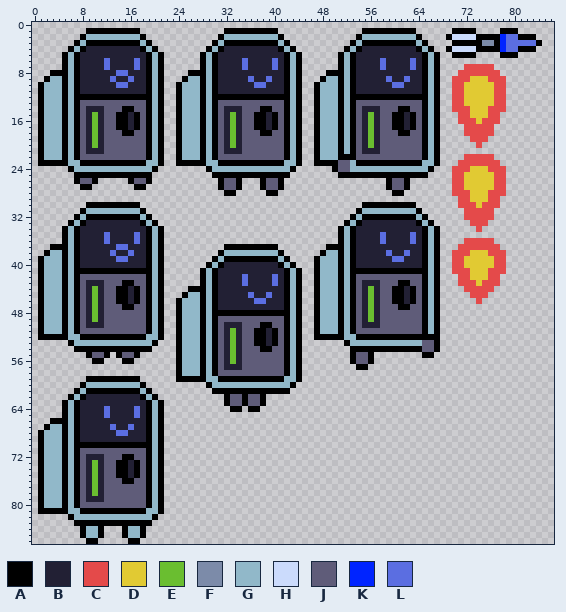
One commit to this sprite sheet: dist/assets/player_sheet.png. The picture above was drawn from the file before the commit.
The file is 87x87 pixels.
Palette (. is transparent): A #000000  B #222034  C #e44a4a  D #e1ca33  E #6abe30  F #7c8ba9  G #91b8c9  H #cbdbfc  J #5f5c79  K #0024ff  L #5b6ee1
Pixels before (only the part around the change), first column x 0:
 1 .........AAAAAAAAA..............AAAAAAAAA..............AAAAAAAAA......AAAA..
 2 ........AGGGGGGGGGA............AGGGGGGGGGA............AGGGGGGGGGA....AHHHHAA
 3 .......AGAAAAAAAAAGA..........AGAAAAAAAAAGA..........AGAAAAAAAAAGA....AAAAAF
 4 ......AGABBBBBBBBBAGA........AGABBBBBBBBBAGA........AGABBBBBBBBBAGA..AHHHHAA
 5 .....AGABBBBBBBBBBBAGA......AGABBBBBBBBBBBAGA......AGABBBBBBBBBBBAGA..AAAA..
 6 .....AGABBBBLBBBBLBAGA......AGABBBBLBBBBLBAGA......AGABBBBLBBBBLBAGA........
 7 .....AGABBBBLBBBBLBAGA......AGABBBBLBBBBLBAGA......AGABBBBLBBBBLBAGA....CCCC
 8 ...AAAGABBBBBBLLBBBAGA....AAAGABBBBBBBBBBBAGA....AAAGABBBBBBBBBBBAGA...CCCCC
 9 ..AGGAGABBBBBLBBLBBAGA...AGGAGABBBBBLBBLBBAGA...AGGAGABBBBBLBBLBBAGA..CCCDDD
10 .AGGGAGABBBBBBLLBBBAGA..AGGGAGABBBBBBLLBBBAGA..AGGGAGABBBBBBLLBBBAGA..CCDDDD
11 .AGGGAGABBBBBBBBBBBAGA..AGGGAGABBBBBBBBBBBAGA..AGGGAGABBBBBBBBBBBAGA..CCDDDD
12 .AGGGAGAAAAAAAAAAAAAGA..AGGGAGAAAAAAAAAAAAAGA..AGGGAGAAAAAAAAAAAAAGA..CCDDDD
13 .AGGGAGAJJJJJJJJJJJAGA..AGGGAGAJJJJJJJJJJJAGA..AGGGAGAJJJJJJJJJJJAGA..CCDDDD
14 .AGGGAGAJBBBJJJAAJJAGA..AGGGAGAJBBBJJJAAJJAGA..AGGGAGAJBBBJJJAAJJAGA..CCCDDD
15 .AGGGAGAJBEBJJAABAJAGA..AGGGAGAJBEBJJAABAJAGA..AGGGAGAJBEBJJAABAJAGA...CCDDD
16 .AGGGAGAJBEBJJAABAJAGA..AGGGAGAJBEBJJAABAJAGA..AGGGAGAJBEBJJAABAJAGA...CCCDC
17 .AGGGAGAJBEBJJAABAJAGA..AGGGAGAJBEBJJAABAJAGA..AGGGAGAJBEBJJAABAJAGA....CCCC
18 .AGGGAGAJBEBJJJAAJJAGA..AGGGAGAJBEBJJJAAJJAGA..AGGGAGAJBEBJJJAAJJAGA....CCCC
19 .AGGGAGAJBEBJJJJJJJAGA..AGGGAGAJBEBJJJJJJJAGA..AGGGAGAJBEBJJJJJJJAGA.....CCC
20 .AGGGAGAJBEBJJJJJJJAGA..AGGGAGAJBEBJJJJJJJAGA..AGGGAGAJBEBJJJJJJJAGA......C.
21 .AGGGAGAJBBBJJJJJJJAGA..AGGGAGAJBBBJJJJJJJAGA..AGGGAGAJBBBJJJJJJJAGA........
22 .AGGGAGAJJJJJJJJJJJAGA..AGGGAGAJJJJJJJJJJJAGA..AGGGAAAJJJJJJJJJJJAGA....CCCC
23 .AAAAAGGAAAAAAAAAAAGGA..AAAAAGGAAAAAAAAAAAGGA..AAAAJJGAAAAAAAAAAAGGA...CCCCC
24 ......AGGGGGGGGGGGGGA........AGGGGGGGGGGGGGA......AJJGGGGGGGGGGGGGA...CCCDDD
25 .......AAAAAAAAAAAAA..........AAAAAAAAAAAAA........AAAAAAAAAAAAAAA....CCDDDD
26 .......AJJA.....AJJA...........AJJA...AJJA.................AJJA.......CCDDDD
27 ........AA.......AA............AJJA...AJJA.................AJJA.......CCDDDD
28 ................................AA.....AA...................AA........CCCDDD
29 .......................................................................CCDDD
30 .........AAAAAAAAA.....................................AAAAAAAAA.......CCCDC
31 ........AGGGGGGGGGA...................................AGGGGGGGGGA.......CCCC
32 .......AGAAAAAAAAAGA.................................AGAAAAAAAAAGA......CCCC
33 ......AGABBBBBBBBBAGA...............................AGABBBBBBBBBAGA......CCC
34 .....AGABBBBBBBBBBBAGA.............................AGABBBBBBBBBBBAGA......C.
35 .....AGABBBBLBBBBLBAGA.............................AGABBBBLBBBBLBAGA........
36 .....AGABBBBLBBBBLBAGA.............................AGABBBBLBBBBLBAGA....CCCC
37 ...AAAGABBBBBBLLBBBAGA..........AAAAAAAAA........AAAGABBBBBBBBBBBAGA...CCCCC
38 ..AGGAGABBBBBLBBLBBAGA.........AGGGGGGGGGA......AGGAGABBBBBLBBLBBAGA..CCCDDD
39 .AGGGAGABBBBBBLLBBBAGA........AGAAAAAAAAAGA....AGGGAGABBBBBBLLBBBAGA..CCDDDD
40 .AGGGAGABBBBBBBBBBBAGA.......AGABBBBBBBBBAGA...AGGGAGABBBBBBBBBBBAGA..CCDDDD
41 .AGGGAGAAAAAAAAAAAAAGA......AGABBBBBBBBBBBAGA..AGGGAGAAAAAAAAAAAAAGA..CCCDDD
42 .AGGGAGAJJJJJJJJJJJAGA......AGABBBBLBBBBLBAGA..AGGGAGAJJJJJJJJJJJAGA...CCDDD
43 .AGGGAGAJBBBJJJAAJJAGA......AGABBBBLBBBBLBAGA..AGGGAGAJBBBJJJAAJJAGA...CCCDC
44 .AGGGAGAJBEBJJAABAJAGA....AAAGABBBBBBBBBBBAGA..AGGGAGAJBEBJJAABAJAGA....CCCC
45 .AGGGAGAJBEBJJAABAJAGA...AGGAGABBBBBLBBLBBAGA..AGGGAGAJBEBJJAABAJAGA.....CCC
46 .AGGGAGAJBEBJJAABAJAGA..AGGGAGABBBBBBLLBBBAGA..AGGGAGAJBEBJJAABAJAGA......C.
47 .AGGGAGAJBEBJJJAAJJAGA..AGGGAGABBBBBBBBBBBAGA..AGGGAGAJBEBJJJAAJJAGA........
48 .AGGGAGAJBEBJJJJJJJAGA..AGGGAGAAAAAAAAAAAAAGA..AGGGAGAJBEBJJJJJJJAGA........
49 .AGGGAGAJBEBJJJJJJJAGA..AGGGAGAJJJJJJJJJJJAGA..AGGGAGAJBEBJJJJJJJAGA........
50 .AGGGAGAJBBBJJJJJJJAGA..AGGGAGAJBBBJJJAAJJAGA..AGGGAGAJBBBJJJJJJJAGA........
51 .AGGGAGAJJJJJJJJJJJAGA..AGGGAGAJBEBJJAABAJAGA..AGGGAGAJJJJJJJJJJJAGA........
52 .AAAAAGGAAAAAAAAAAAGGA..AGGGAGAJBEBJJAABAJAGA..AAAAAGGAAAAAAAAAAAAAA........
53 ......AGGGGGGGGGGGGGA...AGGGAGAJBEBJJAABAJAGA.......AGGGGGGGGGGGGJJA........
54 .......AAAAAAAAAAAAA....AGGGAGAJBEBJJJAAJJAGA........AAAAAAAAAAAAJJA........
55 .........AJJA.AJJA......AGGGAGAJBEBJJJJJJJAGA........AJJA........AA.........
56 ..........AA...AA.......AGGGAGAJBEBJJJJJJJAGA........AJJA...................
57 ........................AGGGAGAJBBBJJJJJJJAGA.........AA....................
58 ........................AGGGAGAJJJJJJJJJJJAGA...............................
59 .........AAAAAAAAA......AAAAAGGAAAAAAAAAAAGGA...............................
60 ........AGGGGGGGGGA..........AGGGGGGGGGGGGGA................................
61 .......AGAAAAAAAAAGA..........AAAAAAAAAAAAA.................................
62 ......AGABBBBBBBBBAGA...........AJJAJJA.....................................
63 .....AGABBBBBBBBBBBAGA..........AJJAJJA.....................................
64 .....AGABBBBLBBBBLBAGA...........AA.AA......................................
65 .....AGABBBBLBBBBLBAGA......................................................
66 ...AAAGABBBBBBBBBBBAGA......................................................
67 ..AGGAGABBBBBLBBLBBAGA......................................................
68 .AGGGAGABBBBBBLLBBBAGA......................................................
69 .AGGGAGABBBBBBBBBBBAGA......................................................
70 .AGGGAGAAAAAAAAAAAAAGA......................................................
71 .AGGGAGAJJJJJJJJJJJAGA......................................................
72 .AGGGAGAJBBBJJJAAJJAGA......................................................
73 .AGGGAGAJBEBJJAABAJAGA......................................................
74 .AGGGAGAJBEBJJAABAJAGA......................................................
75 .AGGGAGAJBEBJJAABAJAGA......................................................
76 .AGGGAGAJBEBJJJAAJJAGA......................................................
77 .AGGGAGAJBEBJJJJJJJAGA......................................................
78 .AGGGAGAJBEBJJJJJJJAGA......................................................
79 .AGGGAGAJBBBJJJJJJJAGA......................................................
80 .AGGGAGAJJJJJJJJJJJAGA......................................................
81 .AAAAAGGAAAAAAAAAAAGGA......................................................
82 ......AGGGGGGGGGGGGGA.......................................................
83 .......AAAAAAAAAAAAA........................................................
84 ........AGGA...AGGA.........................................................
85 ........AGGA...AGGA.........................................................
86 .........AA.....AA..........................................................
The result:
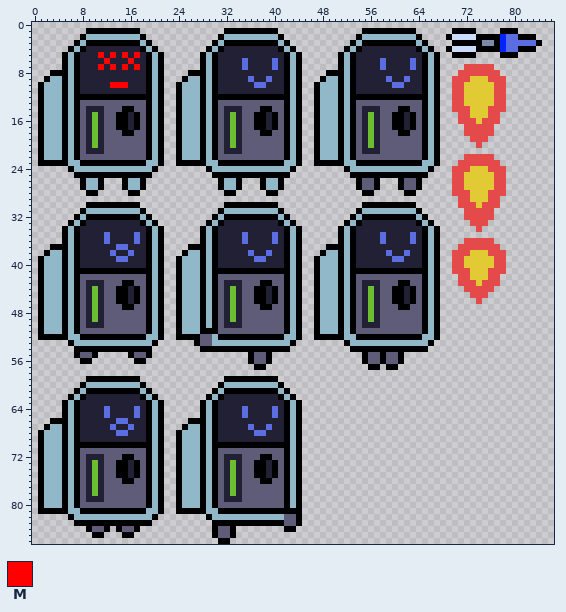
Colours new in this view: M #ff0000
What changed:
y 5: x 11 B -> M; x 13 B -> M; x 15 B -> M; x 17 B -> M
y 6: x 12 L -> M; x 16..17 BL -> MB
y 7: x 11..13 BLB -> MBM; x 15 B -> M; x 17 L -> M
y 8: x 14..15 LL -> BB
y 9: x 13 L -> B; x 16 L -> B
y 10: x 13..15 BLL -> MMM
y 22: x 52 A -> G
y 23: x 51..52 JJ -> AG
y 24: x 50..52 AJJ -> ..A
y 25: x 51..52 AA -> ..
y 26: x 7..11 AJJA. -> .AGGA; x 15..19 .AJJA -> AGGA.; x 32..33 JJ -> GG; x 39..40 JJ -> GG; x 54..57 .... -> AJJA; x 59..64 AJJA.. -> ..AJJA
y 27: x 9..11 A.. -> GGA; x 15..17 ..A -> AGG; x 32..33 JJ -> GG; x 39..40 JJ -> GG; x 54..57 .... -> AJJA; x 59..64 AJJA.. -> ..AJJA
y 28: x 9..10 .. -> AA; x 16..17 .. -> AA; x 55..56 .. -> AA; x 60..63 AA.. -> ..AA
y 30: x 32..40 ......... -> AAAAAAAAA
y 31: x 31..41 ........... -> AGGGGGGGGGA
y 32: x 30..42 ............. -> AGAAAAAAAAAGA
y 33: x 29..43 ............... -> AGABBBBBBBBBAGA
y 34: x 28..44 ................. -> AGABBBBBBBBBBBAGA
y 35..36: x 28..44 ................. -> AGABBBBLBBBBLBAGA
y 37: x 26..44 ......AAAAAAAAA.... -> AAAGABBBBBBBBBBBAGA
y 38: x 25..44 ......AGGGGGGGGGA... -> AGGAGABBBBBLBBLBBAGA
y 39: x 24..29 ...... -> AGGGAG; x 31..41 GAAAAAAAAAG -> BBBBBBLLBBB; x 43..44 .. -> GA
y 40: x 24..31 .....AGA -> AGGGAGAB; x 41..44 AGA. -> BAGA
y 41: x 24..27 .... -> AGGG; x 31..41 BBBBBBBBBBB -> AAAAAAAAAAA
y 42: x 24..27 .... -> AGGG; x 31..41 BBBBLBBBBLB -> JJJJJJJJJJJ
y 43: x 24..27 .... -> AGGG; x 31 B -> J; x 35..41 LBBBBLB -> JJJAAJJ
y 44: x 24..27 ..AA -> AGGG; x 31 B -> J; x 33 B -> E; x 35..38 BBBB -> JJAA; x 40..41 BB -> AJ
y 45: x 24..25 .A -> AG; x 31 B -> J; x 33 B -> E; x 35..41 BLBBLBB -> JJAABAJ
y 46: x 31 B -> J; x 33 B -> E; x 35..38 BBLL -> JJAA; x 40..41 BB -> AJ
y 47: x 31 B -> J; x 33 B -> E; x 35..41 BBBBBBB -> JJJAAJJ
y 48: x 31..41 AAAAAAAAAAA -> JBEBJJJJJJJ
y 49: x 32..34 JJJ -> BEB
y 50: x 38..39 AA -> JJ
y 51: x 29 G -> A; x 32..34 BEB -> JJJ; x 37..40 AABA -> JJJJ
y 52: x 25..36 GGGAGAJBEBJJ -> AAAJJGAAAAAA; x 39 B -> A; x 41..42 JA -> AG; x 65..66 AA -> GG
y 53: x 24..44 AGGGAGAJBEBJJAABAJAGA -> ...AJJGGGGGGGGGGGGGA.; x 65..67 JJA -> GA.
y 54: x 24..27 AGGG -> ....; x 29 G -> A; x 31..37 JBEBJJJ -> AAAAAAA; x 40..41 JJ -> AA; x 43..44 GA -> ..; x 65..67 JJA -> A..
y 55: x 7..12 ..AJJA -> AJJA..; x 14..19 AJJA.. -> ..AJJA; x 24..36 AGGGAGAJBEBJJ -> ............A; x 39..44 JJJAGA -> A.....; x 53..61 AJJA..... -> ..AJJAJJA; x 65..66 AA -> ..
y 56: x 8..11 ..AA -> AA..; x 15..18 AA.. -> ..AA; x 24..36 AGGGAGAJBEBJJ -> ............A; x 39..44 JJJAGA -> A.....; x 53..61 AJJA..... -> ..AJJAJJA
y 57: x 24..44 AGGGAGAJBBBJJJJJJJAGA -> .............AA......; x 54..57 AA.. -> ..AA; x 59..60 .. -> AA
y 58: x 24..44 AGGGAGAJJJJJJJJJJJAGA -> .....................
y 59: x 24..31 AAAAAGGA -> ........; x 41..44 AGGA -> ....
y 60: x 29..31 AGG -> ..A; x 41..43 GGA -> A..
y 61: x 31 A -> G; x 41 A -> G
y 62: x 29..43 ...AJJAJJA..... -> AGABBBBBBBBBAGA
y 63: x 28..44 ....AJJAJJA...... -> AGABBBBBBBBBBBAGA
y 64: x 28..44 .....AA.AA....... -> AGABBBBLBBBBLBAGA
y 65: x 28..44 ................. -> AGABBBBLBBBBLBAGA
y 66: x 14..15 BB -> LL; x 26..44 ................... -> AAAGABBBBBBBBBBBAGA
y 67: x 25..44 .................... -> AGGAGABBBBBLBBLBBAGA
y 68: x 24..44 ..................... -> AGGGAGABBBBBBLLBBBAGA
y 69: x 24..44 ..................... -> AGGGAGABBBBBBBBBBBAGA
y 70: x 24..44 ..................... -> AGGGAGAAAAAAAAAAAAAGA
y 71: x 24..44 ..................... -> AGGGAGAJJJJJJJJJJJAGA
y 72: x 24..44 ..................... -> AGGGAGAJBBBJJJAAJJAGA
y 73..75: x 24..44 ..................... -> AGGGAGAJBEBJJAABAJAGA
y 76: x 24..44 ..................... -> AGGGAGAJBEBJJJAAJJAGA
y 77..78: x 24..44 ..................... -> AGGGAGAJBEBJJJJJJJAGA
y 79: x 24..44 ..................... -> AGGGAGAJBBBJJJJJJJAGA
y 80: x 24..44 ..................... -> AGGGAGAJJJJJJJJJJJAGA
y 81: x 24..44 ..................... -> AAAAAGGAAAAAAAAAAAAAA
y 82: x 29..44 ................ -> AGGGGGGGGGGGGJJA
y 83: x 30..44 ............... -> AAAAAAAAAAAAJJA
y 84: x 8..12 AGGA. -> .AJJA; x 14..18 .AGGA -> AJJA.; x 30..33 .... -> AJJA; x 42..43 .. -> AA
y 85: x 8..10 AGG -> ..A; x 16..18 GGA -> A..; x 30..33 .... -> AJJA
y 86: x 9..10 AA -> ..; x 16..17 AA -> ..; x 31..32 .. -> AA
